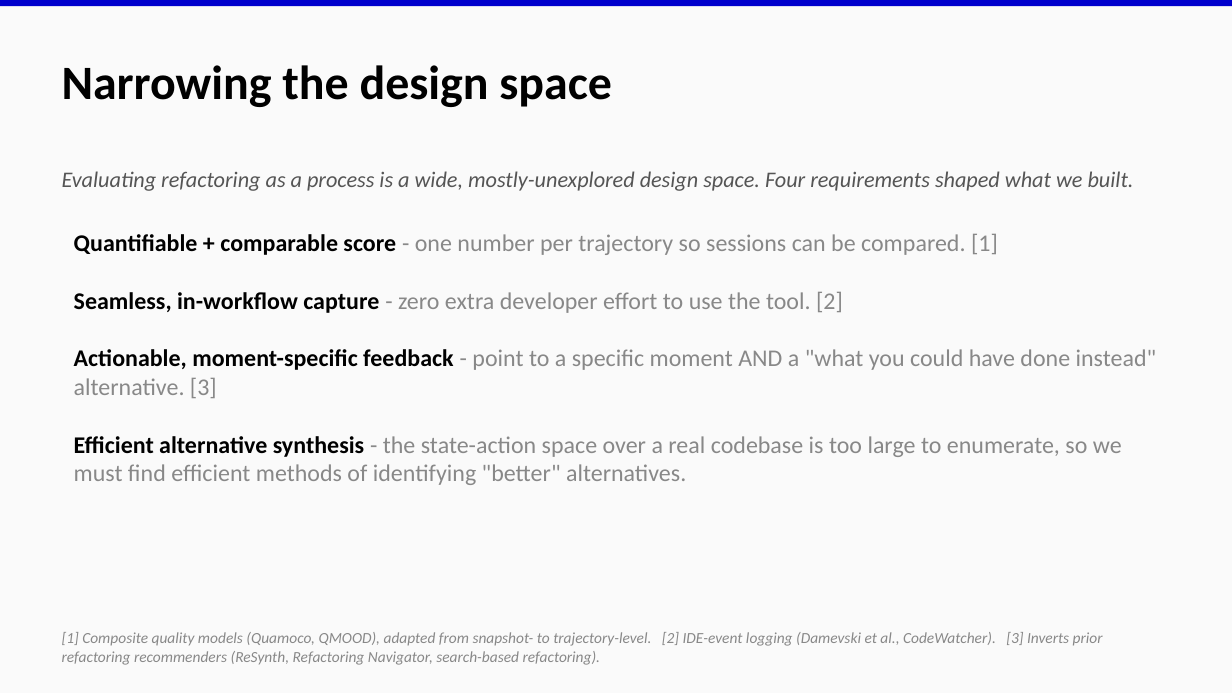
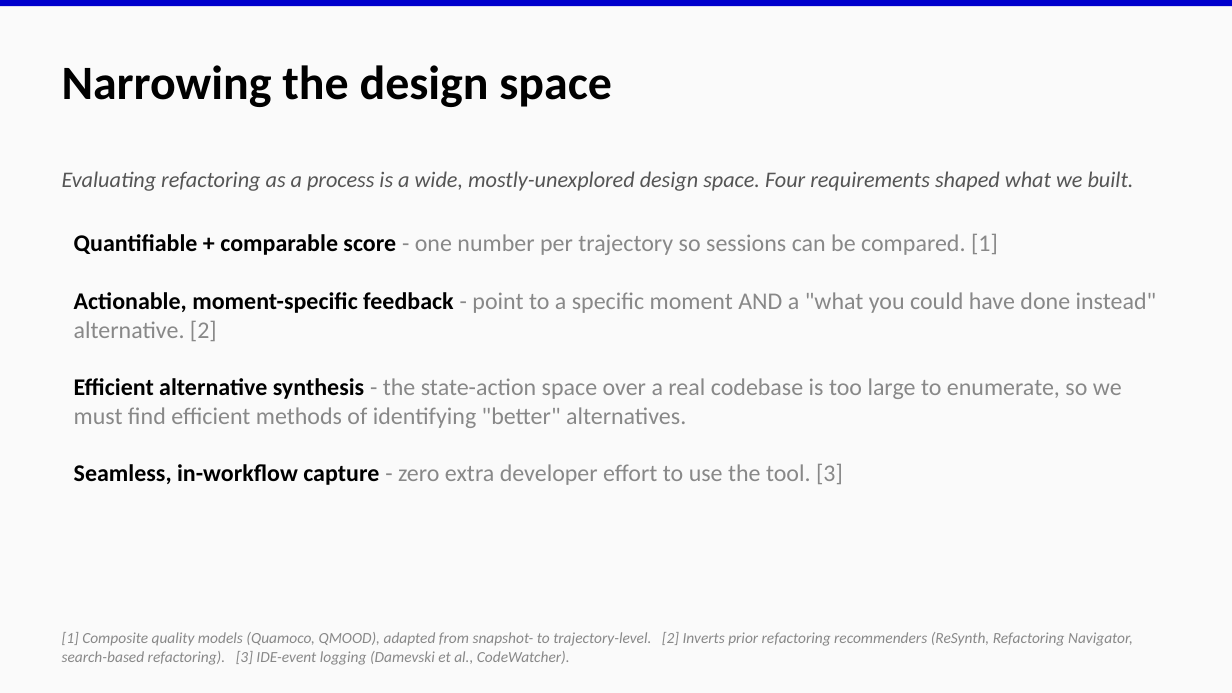
Before and after one commit to EthanHosier/fyp, a slide deck: slide 5 of presentation/slides.pptx. Drawn at 1232x693 pixels with LibreOffice and Linux fonts; fonts in the diff are those of the drawing. Boxes give left, top, right and bottom in pixels: in the first picture for what was removed or moved away, otherwise in the second. Text is boxed around its words. In the diff, an @@ line names an element or a change of style, - is before the commit and + after.

```diff
--- a/presentation/slides.pptx
+++ b/presentation/slides.pptx
@@ text at (74,292,1157,341): text changed @@
-• Seamless, in-workflow capture - zero extra developer effort to use the tool. [2]
-• Actionable, moment-specific feedback - point to a specific moment AND a "what you could have done instead" alternative. [3]
+• Actionable, moment-specific feedback - point to a specific moment AND a "what you could have done instead" alternative. [2]
@@ text at (74,464,843,485): paragraph added @@
+• Seamless, in-workflow capture - zero extra developer effort to use the tool. [3]
@@ text at (62,632,1133,665): text changed @@
-[1] Composite quality models (Quamoco, QMOOD), adapted from snapshot- to trajectory-level. [2] IDE-event logging (Damevski et al., CodeWatcher). [3] Inverts prior refactoring recommenders (ReSynth, Refactoring Navigator, search-based refactoring).
+[1] Composite quality models (Quamoco, QMOOD), adapted from snapshot- to trajectory-level. [2] Inverts prior refactoring recommenders (ReSynth, Refactoring Navigator, search-based refactoring). [3] IDE-event logging (Damevski et al., CodeWatcher).
```
Also in this commit, not shown: 3 other slides changed, 2 other files.
